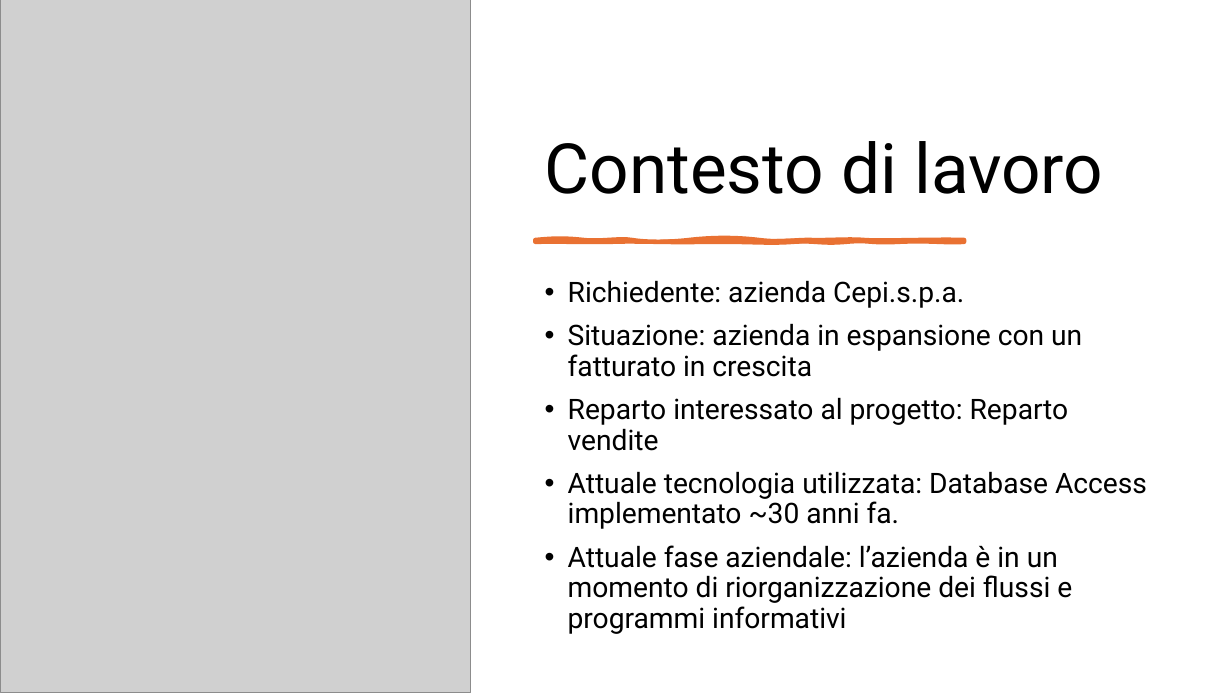
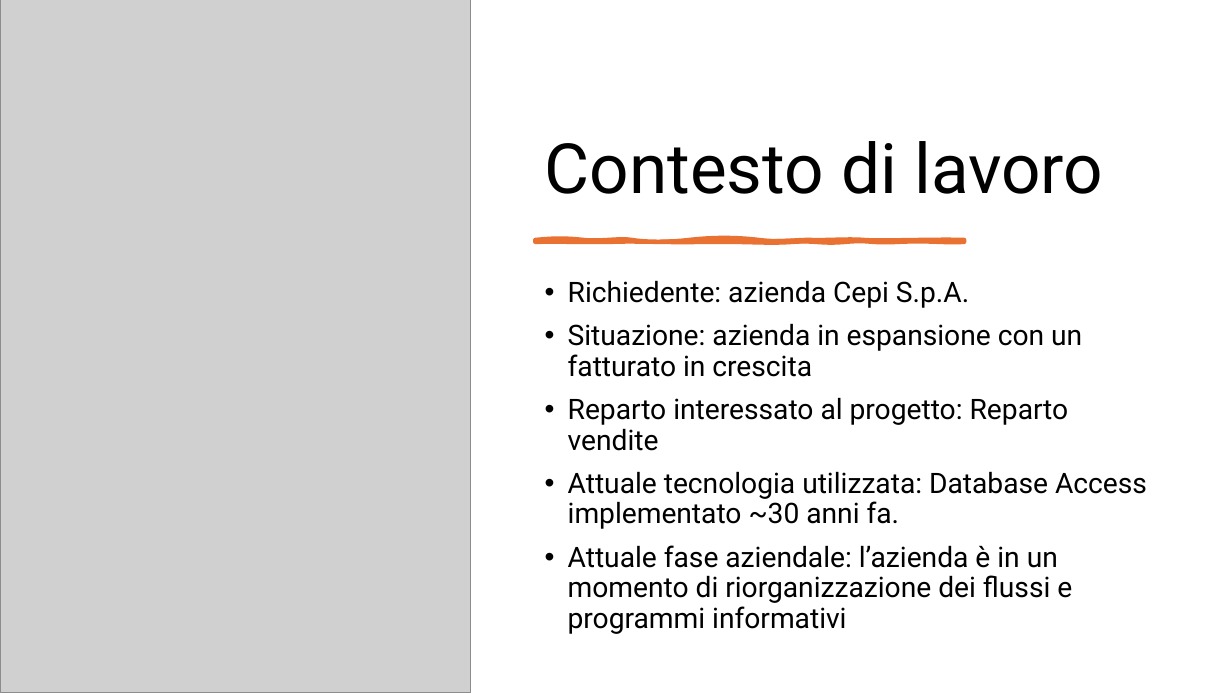
Before and after one commit to Cav95/Tesi_Triennale, a slide deck: slide 2 of Slide/Configuratore di prodotto per le vendite.pptx. Drawn at 1232x693 pixels with LibreOffice and Linux fonts; fonts in the diff are those of the drawing; grey boxes stand for pictures. Boxes give left, top, right and bottom in pixels: in the first picture for what was removed or moved away, otherwise in the second. Text is boxed around its words. In the diff, an @@ line names an element or a change of style, - is before the commit and + after.

```diff
--- a/Slide/Configuratore di prodotto per le vendite.pptx
+++ b/Slide/Configuratore di prodotto per le vendite.pptx
@@ text at bbox=[568, 280, 969, 308]: text changed @@
-• Richiedente: azienda Cepi.s.p.a.
+• Richiedente: azienda Cepi S.p.A.
```
Also in this commit, not shown: 9 other slides changed, 1 other file.
